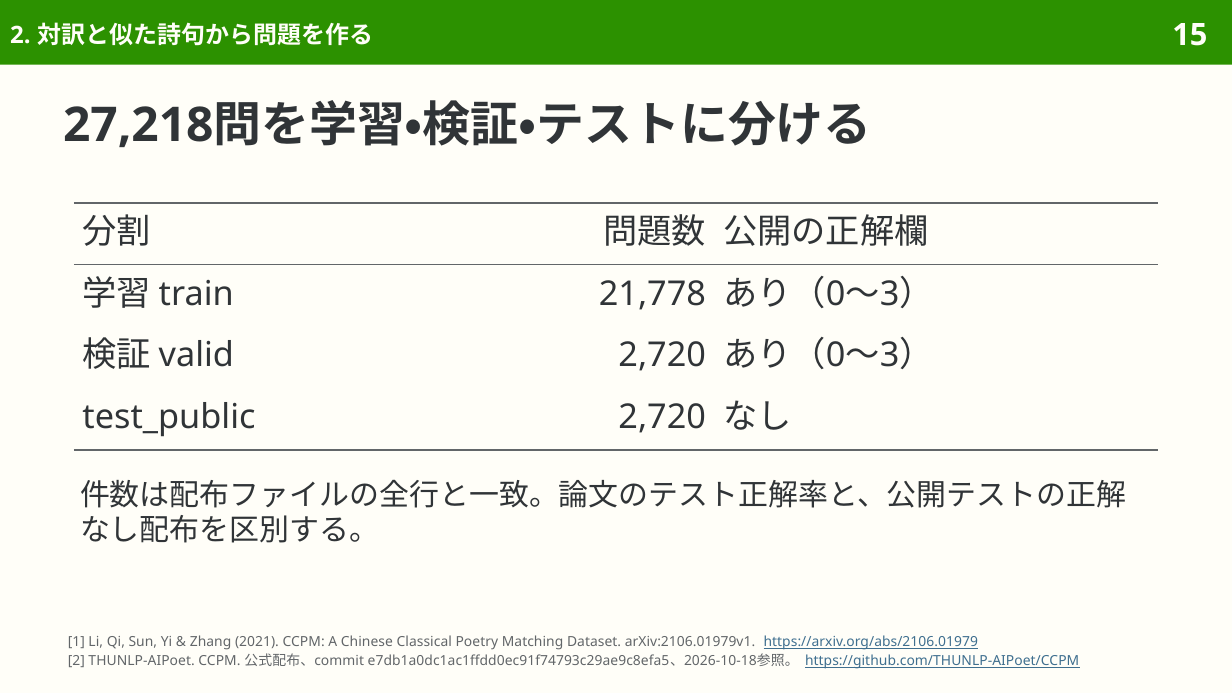
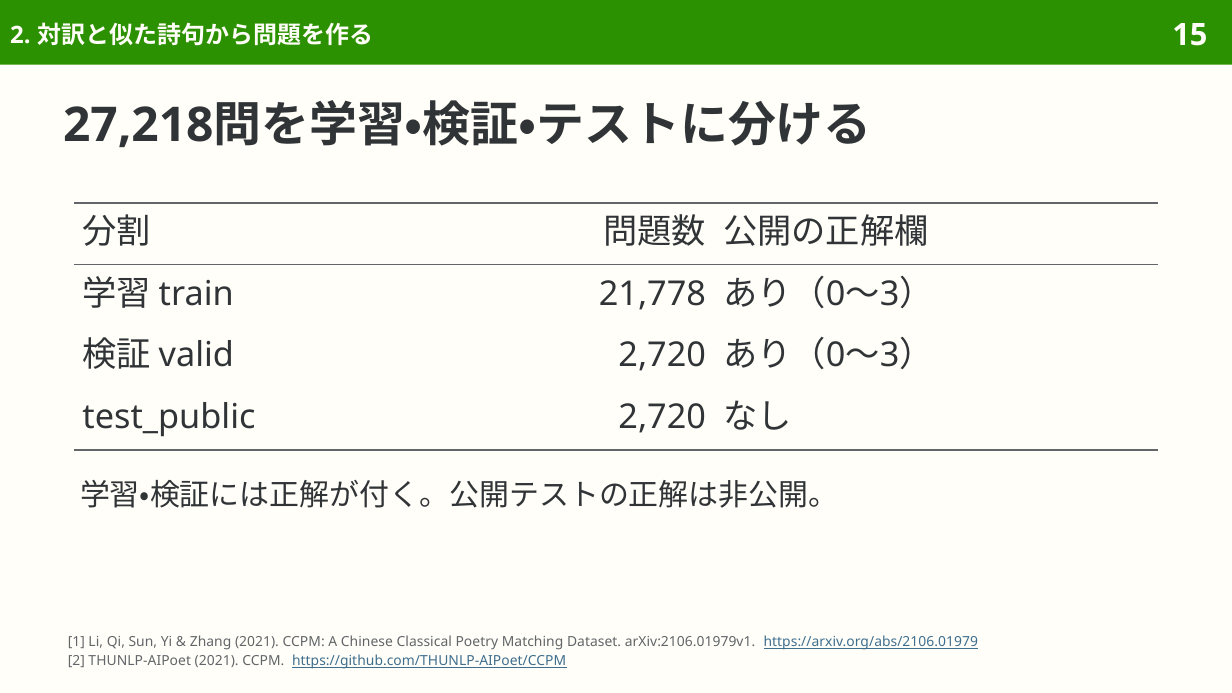
Before and after one commit to sasakiy84/datasets-in-10-minutes, a slide deck: slide 15 of slides/datasets-in-10-minutes-ccpm.pptx. Drawn at 1232x693 pixels with LibreOffice and Linux fonts; fonts in the diff are those of the drawing. Boxes give left, top, right and bottom in pixels: in the first picture for what was removed or moved away, otherwise in the second. Text is boxed around its words. In the diff, an @@ line names an element or a change of style, - is before the commit and + after.

Commit message:
Improve CCPM Japanese translations and reader-focused explanations

```diff
--- a/slides/datasets-in-10-minutes-ccpm.pptx
+++ b/slides/datasets-in-10-minutes-ccpm.pptx
@@ text at [80, 480, 838, 508]: text changed @@
-件数は配布ファイルの全行と一致。論文のテスト正解率と、公開テストの正解なし配布を区別する。
+学習・検証には正解が付く。公開テストの正解は非公開。
@@ text at [68, 654, 566, 669]: text changed; text colour #626669 to #3F6F8F @@
-[2] THUNLP-AIPoet. CCPM. 公式配布、commit e7db1a0dc1ac1ffdd0ec91f74793c29ae9c8efa5、2026-10-18参照。 https://github.com/THUNLP-AIPoet/CCPM
+[2] THUNLP-AIPoet (2021). CCPM. https://github.com/THUNLP-AIPoet/CCPM
```
Also in this commit, not shown: 32 other slides changed, 7 slides removed, 33 other files.
